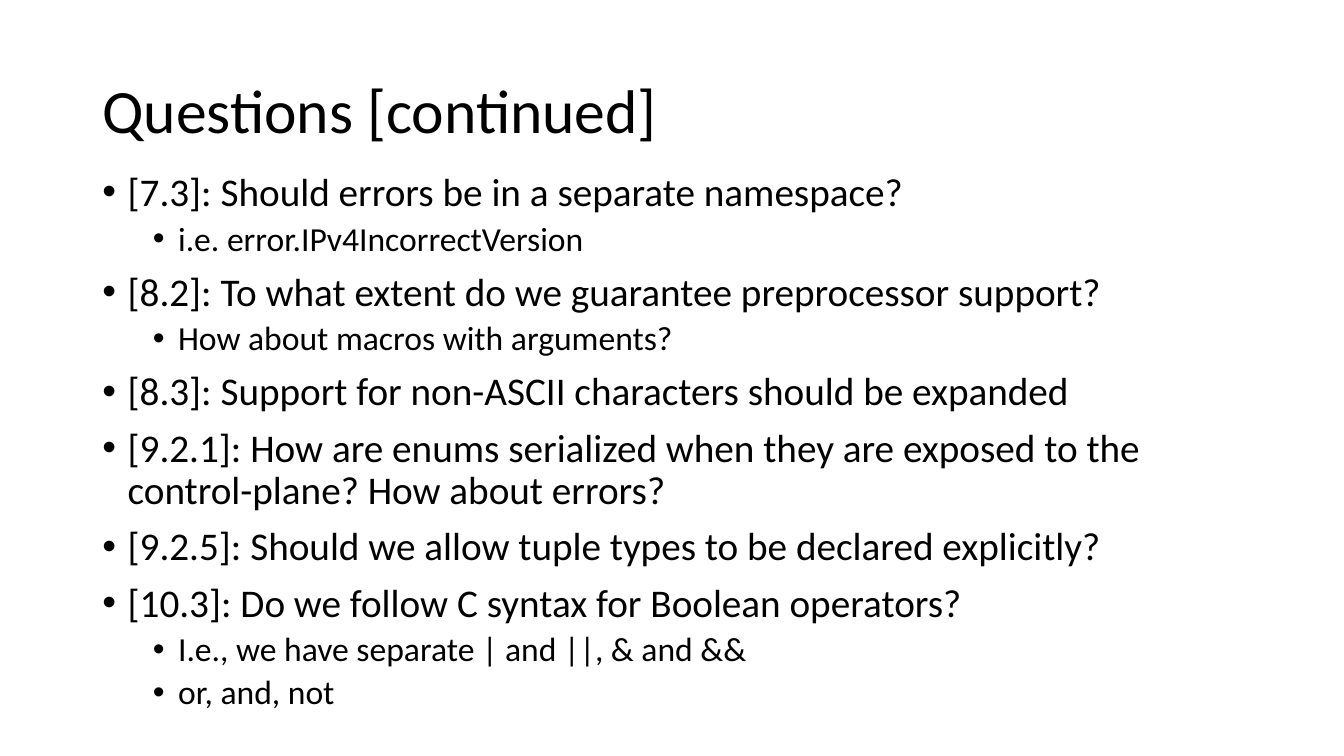
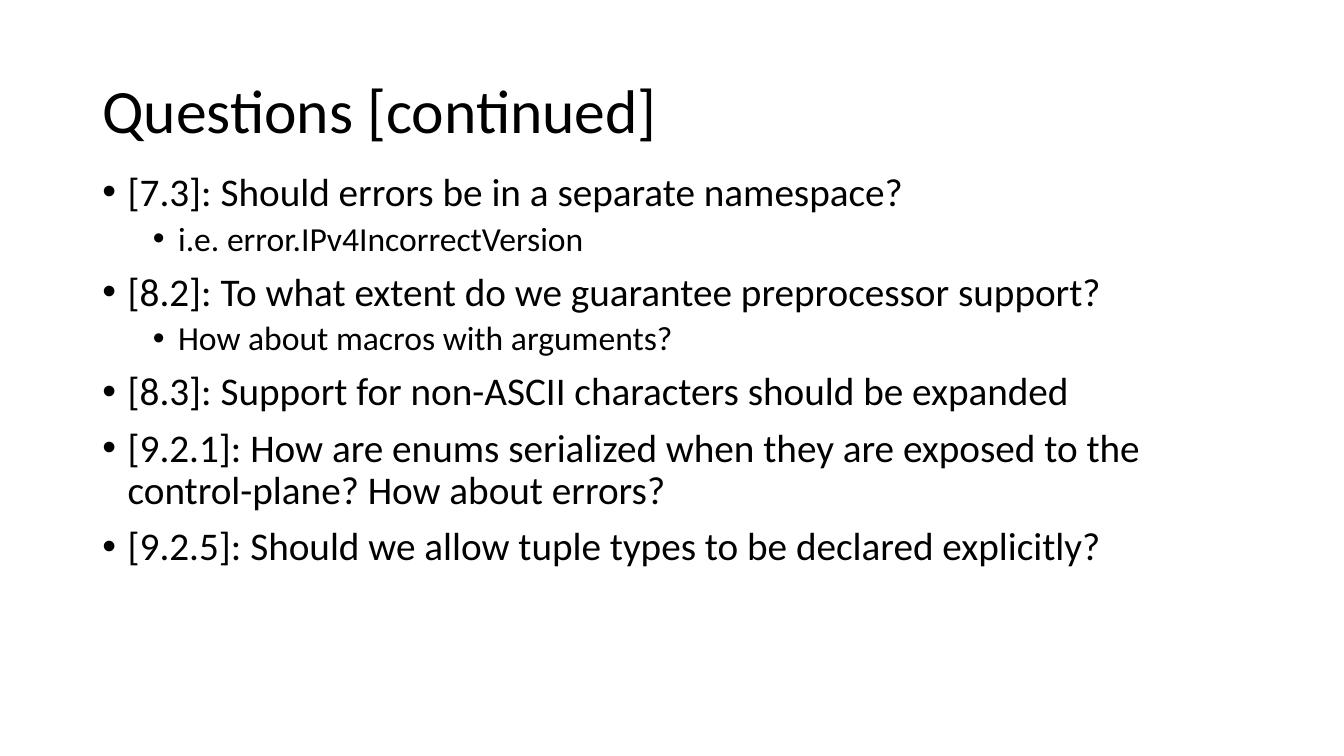
Before and after one commit to p4lang/p4-spec, a slide deck: slide 4 of v1.2/spec/v12-discussion.pptx. Drawn at 1344x756 pixels with LibreOffice and Linux fonts; fonts in the diff are those of the drawing. Boxes give left, top, right and bottom in pixels: in the first picture for what was removed or moved away, otherwise in the second. Text is boxed around its words. In the diff, an @@ line names an element or a change of style, - is before the commit and + after.

```diff
--- a/v1.2/spec/v12-discussion.pptx
+++ b/v1.2/spec/v12-discussion.pptx
@@ text at bbox=[128, 588, 962, 708]: paragraphs removed @@
-• [10.3]: Do we follow C syntax for Boolean operators?
-  • I.e., we have separate | and ||, & and &&
-  • or, and, not
```
Also in this commit, not shown: 6 other slides changed, 2 other files.
